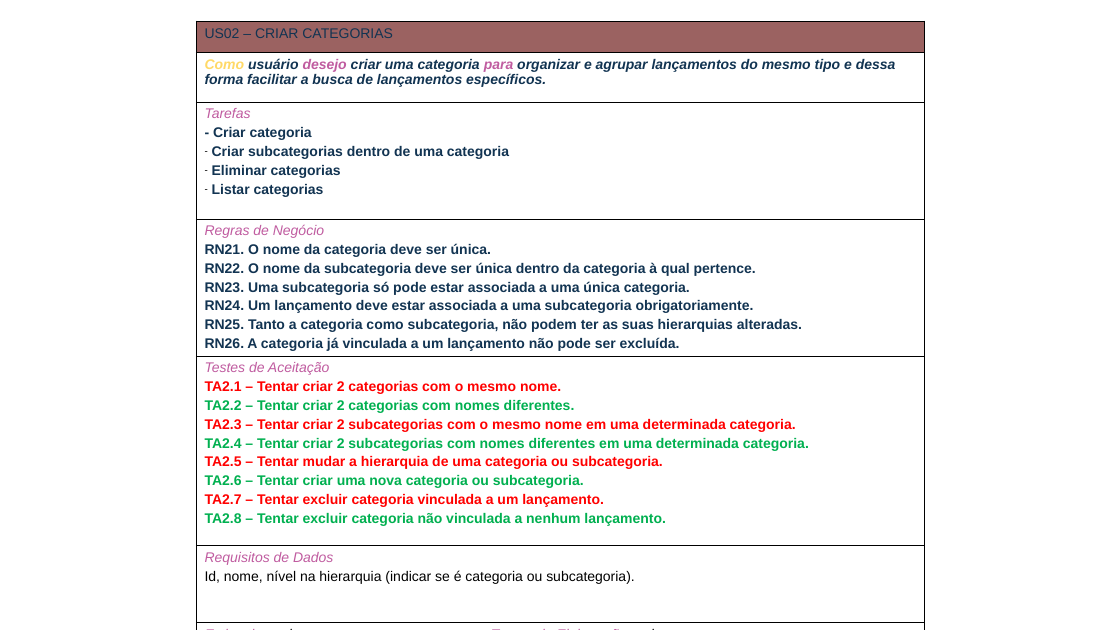
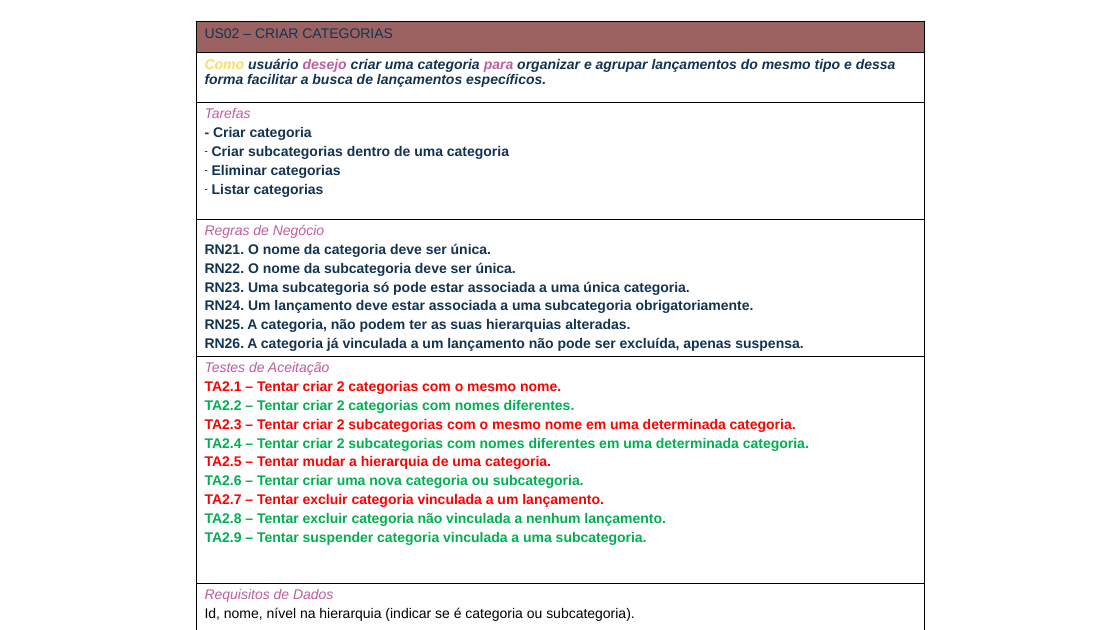
Before and after one commit to evertonschuster/GestaoFinancaPessoal, a slide deck: slide 2 of GestaoFinancaPessoal/GestaoFinancaPessoal/Documentos/525/Apresentação1.pptx. Drawn at 1120x630 pixels with LibreOffice and Linux fonts; fonts in the diff are those of the drawing. Boxes give left, top, right and bottom in pixels: in the first picture for what was removed or moved away, otherwise in the second. Text is boxed around its words. In the diff, an @@ line names an element or a change of style, - is before the commit and + after.

```diff
--- a/GestaoFinancaPessoal/GestaoFinancaPessoal/Documentos/525/Apresentação1.pptx
+++ b/GestaoFinancaPessoal/GestaoFinancaPessoal/Documentos/525/Apresentação1.pptx
@@ table at (x1=197, y1=21, x2=924, y2=630) @@
-row 4, column 1: Regras de Negócio / RN21. O nome da categoria deve ser única. / RN22. O nome da subcategoria deve ser única dentro da categoria à qual pertence. / RN23. Uma subcategoria só pode estar associada a uma única categoria. / RN24. Um lançamento deve estar associada a uma subcategoria obrigatoriamente. / RN25. Tanto a categoria como subcategoria, não podem ter as suas hierarquias alteradas. / RN26. A categoria já vinculada a um lançamento não pode ser excluída.
+row 4, column 1: Regras de Negócio / RN21. O nome da categoria deve ser única. / RN22. O nome da subcategoria deve ser única. / RN23. Uma subcategoria só pode estar associada a uma única categoria. / RN24. Um lançamento deve estar associada a uma subcategoria obrigatoriamente. / RN25. A categoria, não podem ter as suas hierarquias alteradas. / RN26. A categoria já vinculada a um lançamento não pode ser excluída, apenas suspensa.
-row 5, column 1: Testes de Aceitação / TA2.1 – Tentar criar 2 categorias com o mesmo nome. / TA2.2 – Tentar criar 2 categorias com nomes diferentes. / TA2.3 – Tentar criar 2 subcategorias com o mesmo nome em uma determinada categoria. / TA2.4 – Tentar criar 2 subcategorias com nomes diferentes em uma determinada categoria. / TA2.5 – Tentar mudar a hierarquia de uma categoria ou subcategoria. / TA2.6 – Tentar criar uma nova categoria ou subcategoria. / TA2.7 – Tentar excluir categoria vinculada a um lançamento. / TA2.8 – Tentar excluir categoria não vinculada a nenhum lançamento.
+row 5, column 1: Testes de Aceitação / TA2.1 – Tentar criar 2 categorias com o mesmo nome. / TA2.2 – Tentar criar 2 categorias com nomes diferentes. / TA2.3 – Tentar criar 2 subcategorias com o mesmo nome em uma determinada categoria. / TA2.4 – Tentar criar 2 subcategorias com nomes diferentes em uma determinada categoria. / TA2.5 – Tentar mudar a hierarquia de uma categoria. / TA2.6 – Tentar criar uma nova categoria ou subcategoria. / TA2.7 – Tentar excluir categoria vinculada a um lançamento. / TA2.8 – Tentar excluir categoria não vinculada a nenhum lançamento. / TA2.9 – Tentar suspender categoria vinculada a uma subcategoria.
```
Also in this commit, not shown: 1 other slide changed.
